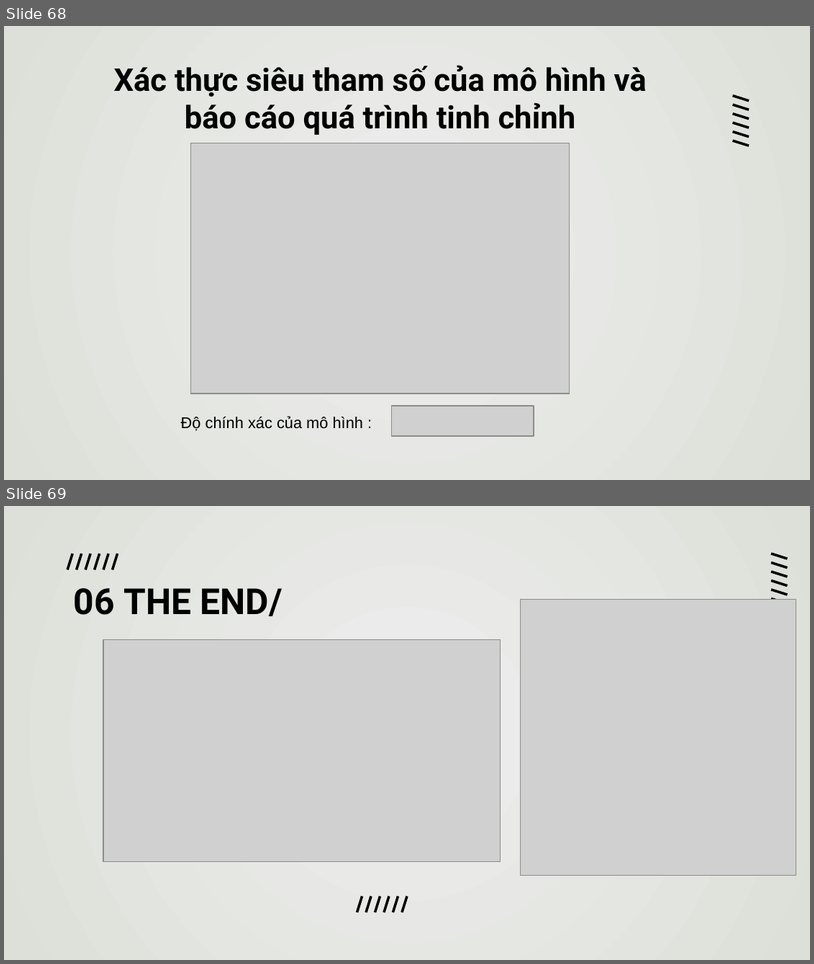
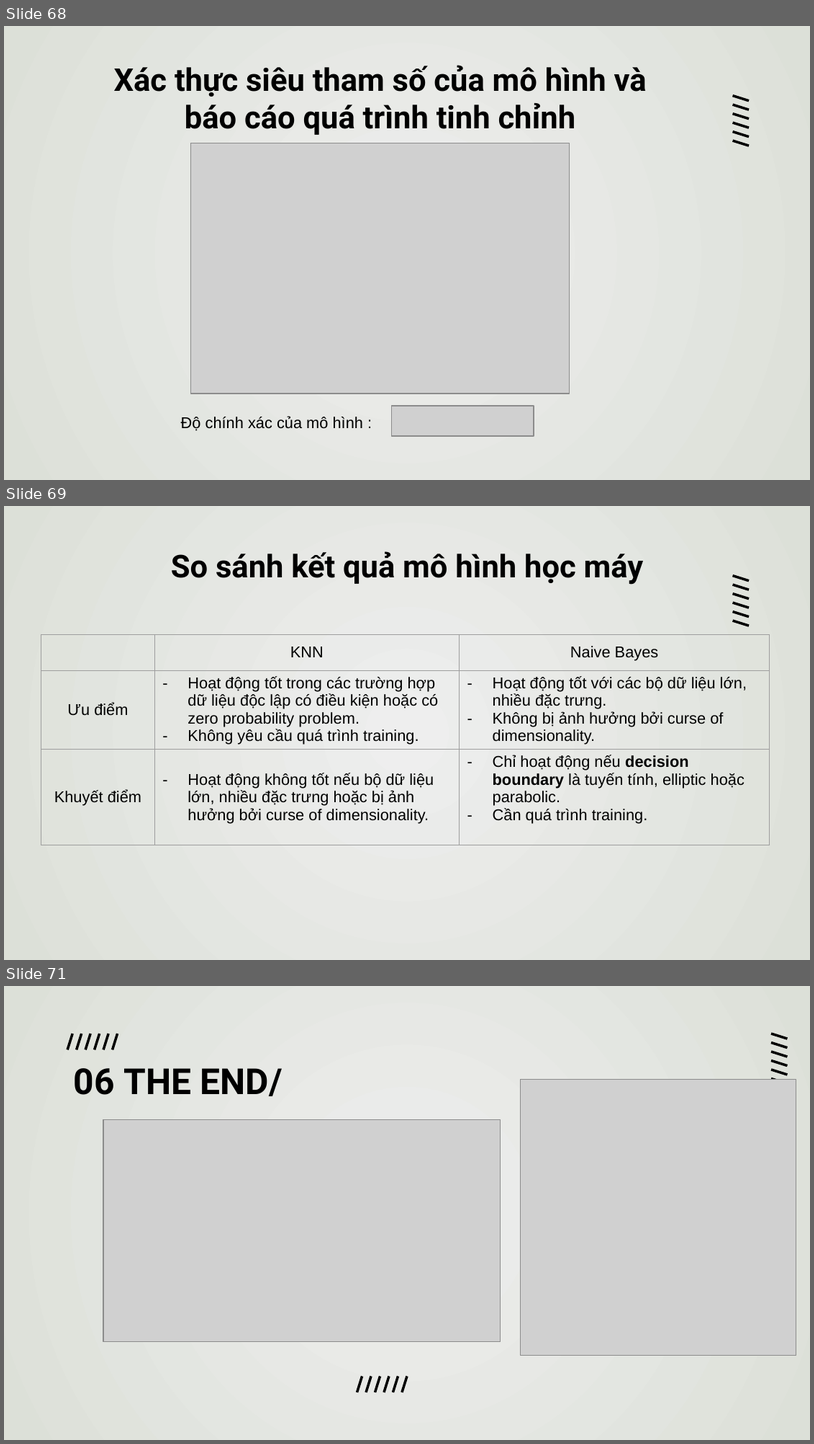
Before and after one commit to duongtanton/NP-KHDL-Gr9, a slide deck: group09.pptx. Shown one above the other, each under a label of ours: slides 68 and 69 before the commit, slides 68, 69 and 71 after it; the slides between them are not shown. The pictures are 814x964 and 814x1444 pixels, drawn with LibreOffice and Linux fonts; fonts in the diff are those of the drawing; grey boxes stand for pictures. Boxes give left, top, right and bottom in pixels: in the first picture for what was removed or moved away, otherwise in the second. Text is boxed around its words. In the diff, an @@ line names an element or a change of style, - is before the commit and + after.

```diff
--- a/group09.pptx
+++ b/group09.pptx
@@ slide 69 added at (4, 506, 810, 960), background gradient #EEEEEE to #DCE0D8 @@
@@ title added at (171, 551, 644, 584), 28 pt, text #000000, bold @@
+So sánh kết quả mô hình học máy
@@ table added at (41, 635, 769, 856), 3 rows, 3 columns @@
+ | KNN | Naive Bayes
+Ưu điểm | Hoạt động tốt trong các trường hợp dữ liệu độc lập có điều kiện hoặc có zero probability problem. / Không yêu cầu quá trình training. | Hoạt động tốt với các bộ dữ liệu lớn, nhiều đặc trưng. / Không bị ảnh hưởng bởi curse of dimensionality.
+Khuyết điểm | Hoạt động không tốt nếu bộ dữ liệu lớn, nhiều đặc trưng hoặc bị ảnh hưởng bởi curse of dimensionality. | Chỉ hoạt động nếu decision boundary là tuyến tính, elliptic hoặc parabolic. / Cần quá trình training.
@@ group added at (733, 575, 749, 626): 6 lines @@
@@ what was slide 69 is now slide 71 @@
```
Also in this commit, not shown: 1 other slide added.
